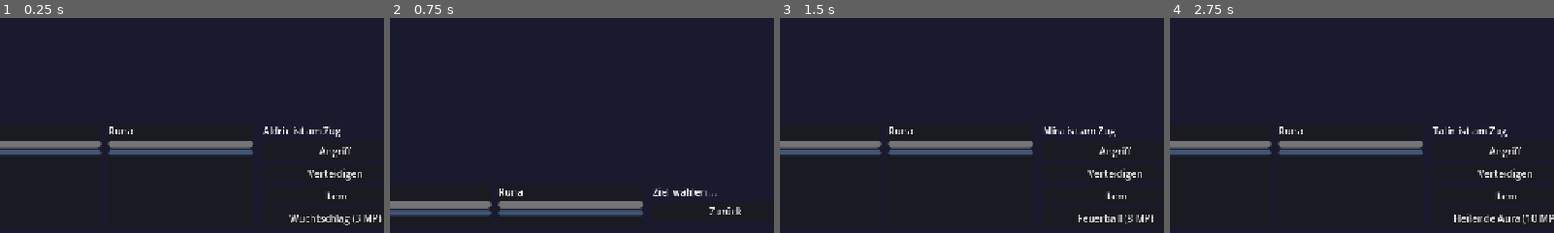
Above: before the commit, frames 1-4 (left to right).
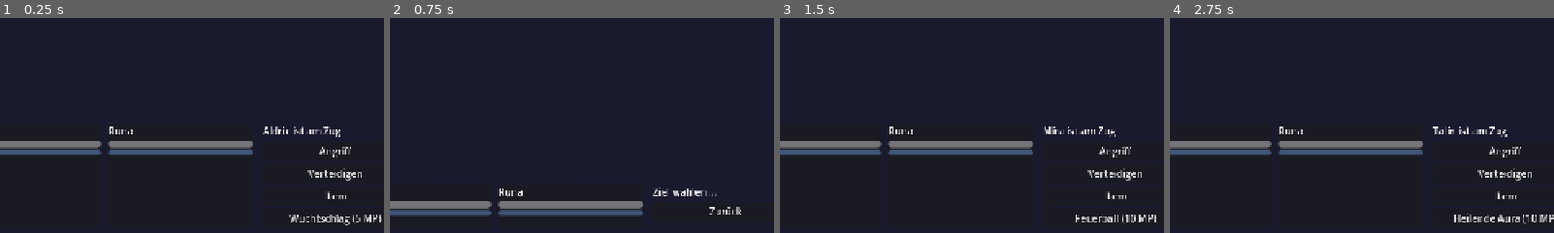
Above: after the commit, the same moments.

Repository: Edrick18/infinit_dungeon
Game: Godot game, scene res://scenes/battle/battle_scene.tscn
The game is run twice, just before and just after one commit, with the same random seed, the same clock (stepped at 60 frames per second) and the same inputs. This scene is started directly instead of the project's main scene.
Inputs (mouse positions are % of the whole screen's width and height, from its top left):
- Up to frame 1 (0.25 s): no input
- Up to frame 2 (0.75 s): click "Angriff" at 0.5 s
- Up to frame 3 (1.5 s): click (50, 37) at 1.25 s
- Up to frame 4 (2.75 s): click "Verteidigen" at 2 s
The pictures show only the part of the screen within x 46-96%, y 50-100%; the shares and areas given below are measured in that part.

The runs differ from the first frame. In frame 1, less than 0.1% of the frame differs, in the area x 92-94%, y 91-94%; in frame 2, nothing differs; in frame 3, 0.5%, in the area x 77-98%, y 91-96%; in frame 4, nothing differs.

Commit message:
Schutzwall vs. Flaechen, Wiederbeleben-Baustein, skalierende Mana-Kosten
- Schutzwall (PROTECT) faengt jetzt ALLE offensiven Angriffe auf
  Verbuendete ab, auch Flaechenangriffe: der Beschuetzer frisst jeden
  Treffer, der ein Teammitglied treffen wuerde (bei AoE also mehrfach)
  und kann daran sterben - bewusste Design-Entscheidung
- Neuer Forschungs-Baustein "Wiederbeleben" (150 G): belebt beim
  Wirken alle gefallenen Verbuendeten mit 40% HP (Traeger Aura)
- Skalierende MP-Kosten: Schadensbausteine kosten Basis + 25% des
  Attributwerts, mit dem sie skalieren - Skills werden mit Statpunkten
  staerker UND teurer, dadurch bleiben Mana-Kosten ohne Level-Cap
  fuer immer relevant (Erzmagier mit INT 100: 28 MP statt 4 MP);
  Mana-Pool waechst nur ueber SPI/Ausruestung -> echte Abwaegung
  Power vs. Sustain; Werkstatt zeigt Kosten des gewaehlten Charakters
- Tests: weapons_selftest +4 Checks (AoE-Abfangen, Revive,
  Kosten-Skalierung), combat_selftest an dynamische Kosten angepasst

Co-Authored-By: Claude Fable 5 <noreply@anthropic.com>

Diff:
--- a/scripts/combat/battle.gd
+++ b/scripts/combat/battle.gd
@@ -59,7 +59,7 @@
 func use_skill(actor: Combatant, skill: Skill, primary_target: Combatant) -> bool:
 	if is_over or not skill.is_valid():
 		return false
-	var cost := skill.get_mp_cost()
+	var cost := skill.get_mp_cost(actor)
 	if actor.mp < cost:
 		log_line.emit("%s hat nicht genug MP für %s." % [actor.display_name, skill.display_name])
 		return false
@@ -67,7 +67,27 @@
 
 	var carrier := skill.get_carrier()
 	var targets := _resolve_targets(actor, carrier.carrier, primary_target)
+	# Beschützer fangen ALLE offensiven Angriffe ab — bei Flächenangriffen
+	# frisst der Beschützer jeden Treffer, der ein Teammitglied treffen
+	# würde (und kann daran sterben).
+	if carrier.carrier == Enums.Carrier.MELEE or carrier.carrier == Enums.Carrier.PROJECTILE \
+			or carrier.carrier == Enums.Carrier.AOE:
+		var redirected: Array[Combatant] = []
+		for target in targets:
+			redirected.append(_apply_protection(target))
+		targets = redirected
 	log_line.emit("%s setzt %s ein!" % [actor.display_name, skill.display_name])
+
+	# Wiederbelebungs-Effekte wirken auf Gefallene (die in keiner
+	# normalen Zielliste auftauchen).
+	for effect in skill.get_effect_blocks():
+		if effect.status == Enums.Status.REVIVE \
+				and rng.randi_range(1, 100) <= effect.chance_percent:
+			for ally in allies_of(actor):
+				if not ally.is_alive():
+					ally.hp = maxi(1, roundi(ally.max_hp * effect.potency / 100.0))
+					log_line.emit("%s kehrt mit %d HP zurück!"
+						% [ally.display_name, ally.hp])
 
 	var power_mult := carrier.power_multiplier
 	var hits := 1
@@ -173,7 +193,7 @@
 	var target: Combatant = foes[rng.randi_range(0, foes.size() - 1)]
 	var usable: Array[Skill] = []
 	for skill in actor.skills:
-		if skill.is_valid() and actor.mp >= skill.get_mp_cost():
+		if skill.is_valid() and actor.mp >= skill.get_mp_cost(actor):
 			usable.append(skill)
 	if not usable.is_empty() and rng.randf() < 0.6:
 		use_skill(actor, usable[rng.randi_range(0, usable.size() - 1)], target)
@@ -241,7 +261,7 @@
 		Enums.Carrier.MELEE, Enums.Carrier.PROJECTILE:
 			var single: Array[Combatant] = []
 			if primary != null and primary.is_alive():
-				single.append(_apply_protection(primary))
+				single.append(primary)
 			return single
 		Enums.Carrier.AOE:
 			return _living(opponents_of(actor))
@@ -296,6 +316,8 @@
 			if healed > 0:
 				actor.heal(healed)
 				log_line.emit("%s raubt %d HP." % [actor.display_name, healed])
+		elif effect.status == Enums.Status.REVIVE:
+			pass  # Wird in use_skill auf Gefallene angewendet, nicht auf Zielliste.
 		elif effect.status == Enums.Status.CLEANSE:
 			# Kein Status: entfernt sofort alle Leiden vom Ziel.
 			for entry in target.statuses.duplicate():
@@ -378,4 +400,5 @@
 		Enums.Status.MANA_REGEN: return "Mana-Fluss"
 		Enums.Status.PROTECT: return "Beschützer"
 		Enums.Status.CLEANSE: return "Reinigung"
+		Enums.Status.REVIVE: return "Wiederbelebung"
 	return "?"
--- a/scripts/data/block_library.gd
+++ b/scripts/data/block_library.gd
@@ -101,6 +101,9 @@
 	var protect := _effect(&"eff_protect", "Schutzwall", Enums.Status.PROTECT, 100, 2, 0, 6, 1)
 	_research(protect, 90)
 	list.append(protect)
+	var revive := _effect(&"eff_revive", "Wiederbeleben", Enums.Status.REVIVE, 100, 0, 40, 12, 1)
+	_research(revive, 150)
+	list.append(revive)
 
 	# --- Modifikatoren -------------------------------------------------------
 	list.append(_mod(&"mod_power", "Verstärken", Enums.SkillModifier.POWER_AMP, 30, 4, 5))
--- a/scripts/data/enums.gd
+++ b/scripts/data/enums.gd
@@ -60,8 +60,9 @@
 	ATK_UP,      ## Buff: erhöht ausgeteilten Schaden prozentual
 	DEF_UP,      ## Buff: erhöht Rüstung flach
 	MANA_REGEN,  ## Buff: regeneriert MP am Zugbeginn
-	PROTECT,     ## Beschützer: fängt Einzelziel-Angriffe auf Verbündete ab
+	PROTECT,     ## Beschützer: fängt ALLE Angriffe auf Verbündete ab (auch Flächen!)
 	CLEANSE,     ## Kein echter Status: entfernt beim Anwenden alle Leiden vom Ziel
+	REVIVE,      ## Kein echter Status: belebt beim Anwenden gefallene Verbündete wieder
 }
 
 
--- a/scripts/data/skill.gd
+++ b/scripts/data/skill.gd
@@ -52,16 +52,27 @@
 	return not get_damage_blocks().is_empty() or not get_effect_blocks().is_empty()
 
 
+## Anteil des Skalierungs-Stats, der in die MP-Kosten von Schadensbausteinen
+## fließt: Skills werden mit den Stats stärker UND teurer — dadurch bleiben
+## MP-Kosten auf jedem Level relevant (kein Level-Cap!).
+const STAT_COST_SCALE := 0.25
+
+
 ## MP-Kosten: Summe aller Baustein-Kosten, skaliert mit dem Kostenfaktor
 ## des Trägers, reduziert durch COST_REDUCTION-Modifikatoren.
-func get_mp_cost() -> int:
+## Mit user berechnen sich Schadensbausteine dynamisch: Basis + 25% des
+## Attributwerts, mit dem sie skalieren.
+func get_mp_cost(user: Combatant = null) -> int:
 	var carrier := get_carrier()
 	if carrier == null:
 		return 0
-	var base := 0
+	var base := 0.0
 	for block in blocks:
-		if block != carrier:
-			base += block.mp_cost
+		if block == carrier:
+			continue
+		base += block.mp_cost
+		if user != null and block is DamageBlock:
+			base += user.stat(block.scaling_stat) * block.scaling_per_point * STAT_COST_SCALE
 	var cost := base * carrier.cost_multiplier + carrier.mp_cost
 	for mod in get_modifier_blocks():
 		if mod.modifier == Enums.SkillModifier.COST_REDUCTION:
--- a/scripts/dev/combat_selftest.gd
+++ b/scripts/dev/combat_selftest.gd
@@ -116,7 +116,8 @@
 	var hp_before := target.hp
 	var mp_before := caster.mp
 	_check(battle.use_skill(caster, skill, target), "Skill wird ausgeführt")
-	_check(mp_before - caster.mp == 8, "MP-Kosten 8 abgezogen")
+	# Dynamische Kosten: 8 Basis + 25% des skalierenden INT (5 × 1,0 × 0,25) = 9.
+	_check(mp_before - caster.mp == 9, "MP-Kosten 9 abgezogen (Basis + Stat-Anteil)")
 	_check(hp_before - target.hp == 12, "Magieschaden: 10 + 5 INT - 3 Resist = 12")
 	var dot := target.get_status(Enums.Status.BURN)
 	_check(not dot.is_empty() and dot["potency"] == 2 and dot["turns"] == 3,
--- a/scripts/dev/weapons_selftest.gd
+++ b/scripts/dev/weapons_selftest.gd
@@ -12,6 +12,7 @@
 	_test_armor_classes()
 	_test_support_blocks()
 	_test_protection()
+	_test_revive_and_costs()
 	if failures == 0:
 		print("SELFTEST OK — alle Waffen-/Support-Tests bestanden")
 		quit(0)
@@ -194,12 +195,47 @@
 	_check(squishy.hp == squishy_hp and tank.hp < tank_hp,
 		"Angriff auf die Magierin trifft stattdessen den Tank")
 
-	# Flächenangriffe werden NICHT umgeleitet.
+	# Flächenangriffe werden AUCH abgefangen: Der Beschützer frisst jeden
+	# Treffer, der ein Teammitglied treffen würde — und kann daran sterben.
 	var aoe := _skill([BlockLibrary.get_block(&"dmg_arkan"),
 		BlockLibrary.get_block(&"car_aoe")])
 	enemy.stats.intelligence = 5
+	tank.hp = tank.max_hp
+	var single_hit_hp := tank.hp
 	battle.use_skill(enemy, aoe, null)
-	_check(squishy.hp < squishy_hp, "Flächenangriff trifft weiterhin alle")
+	var aoe_damage := single_hit_hp - tank.hp
+	_check(squishy.hp == squishy_hp, "Team bleibt bei Flächenangriff verschont")
+	_check(aoe_damage >= 15, "Tank frisst beide Flächen-Treffer (%d Schaden)" % aoe_damage)
+
+
+func _test_revive_and_costs() -> void:
+	print("Wiederbeleben & skalierende Mana-Kosten:")
+	var battle := _battle()
+	var healer := _fighter("Heiler")
+	var fallen := _fighter("Gefallener")
+	var enemy := _fighter("Gegner", 5, false)
+	battle.start([healer, fallen], [enemy])
+
+	fallen.hp = 0
+	var revive := _skill([BlockLibrary.get_block(&"eff_revive"),
+		BlockLibrary.get_block(&"car_aura")])
+	_check(battle.use_skill(healer, revive, null), "Wiederbelebungs-Skill wird gewirkt")
+	_check(fallen.is_alive() and fallen.hp == roundi(fallen.max_hp * 0.4),
+		"Gefallener kehrt mit 40% HP zurück")
+
+	# Mana-Kosten wachsen mit dem Stat, der den Skill stark macht:
+	# starke Spells bleiben teuer, egal wie hoch das Level ist.
+	var bolt := _skill([BlockLibrary.get_block(&"dmg_arkan"),
+		BlockLibrary.get_block(&"car_projectile")])
+	var novice := _fighter("Novize")
+	novice.stats.intelligence = 5
+	var archmage := _fighter("Erzmagier")
+	archmage.stats.intelligence = 100
+	var novice_cost := bolt.get_mp_cost(novice)
+	var archmage_cost := bolt.get_mp_cost(archmage)
+	_check(archmage_cost > novice_cost * 4,
+		"Erzmagier zahlt deutlich mehr: %d MP vs. %d MP" % [archmage_cost, novice_cost])
+	_check(bolt.get_mp_cost() == 3, "ohne Anwender: statische Basiskosten (Werkstatt-Anzeige)")
 
 
 static func _skill(blocks: Array) -> Skill:
--- a/scripts/ui/battle_scene.gd
+++ b/scripts/ui/battle_scene.gd
@@ -123,12 +123,13 @@
 		_action_box.add_child(item_button)
 
 	# Nur die Skills in den freigeschalteten Slots (+1 alle 5 Level).
-	for skill in actor.skills.slice(0, actor.skill_slots()):
+	for skill: Skill in actor.skills.slice(0, actor.skill_slots()):
 		if not skill.is_valid():
 			continue  # unfertige Werkstatt-Skills tauchen im Kampf nicht auf
+		var cost: int = skill.get_mp_cost(actor)
 		var button := Button.new()
-		button.text = "%s (%d MP)" % [skill.display_name, skill.get_mp_cost()]
-		button.disabled = actor.mp < skill.get_mp_cost()
+		button.text = "%s (%d MP)" % [skill.display_name, cost]
+		button.disabled = actor.mp < cost
 		button.pressed.connect(_on_skill_pressed.bind(skill))
 		_action_box.add_child(button)
 
--- a/scripts/ui/skill_workshop.gd
+++ b/scripts/ui/skill_workshop.gd
@@ -271,7 +271,7 @@
 			if block is CarrierBlock:
 				carriers += 1
 		if skill.is_valid():
-			editor["cost_label"].text = "%d MP" % skill.get_mp_cost()
+			editor["cost_label"].text = "%d MP" % skill.get_mp_cost(_selected)
 			editor["valid_label"].text = "✔ Einsatzbereit"
 			editor["valid_label"].modulate = Color(0.5, 1.0, 0.5)
 		else:
Not shown, changed: DESIGN.md
